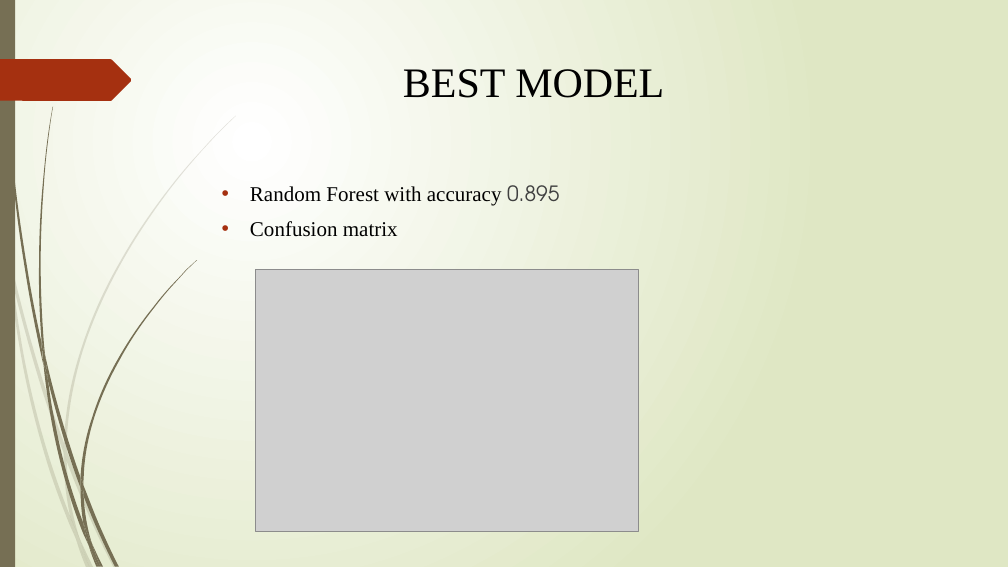
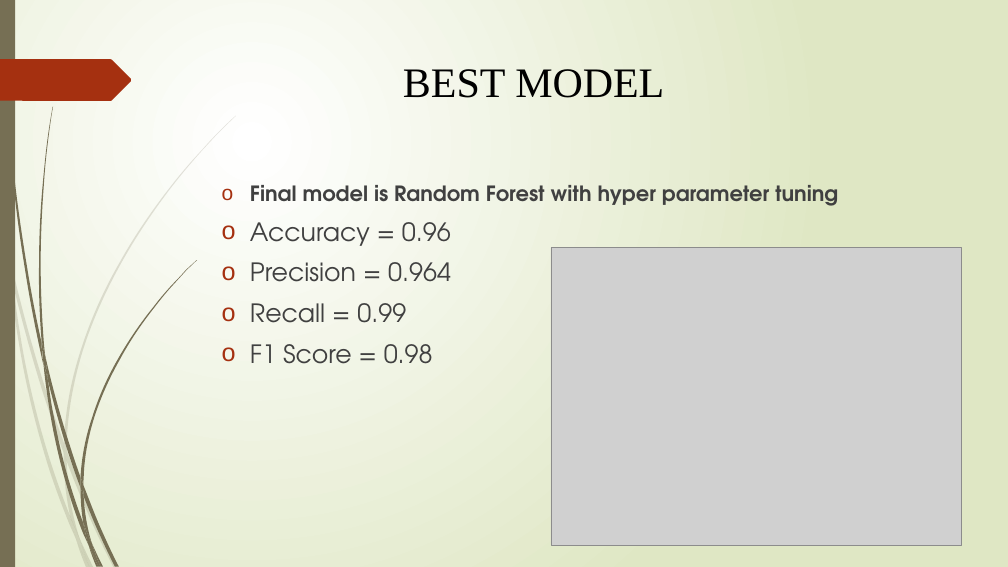
Before and after one commit to avi1220/micro_credit_project, a slide deck: slide 7 of MICRO CREDIT FINANCE.pptx. Drawn at 1008x567 pixels with LibreOffice and Linux fonts; fonts in the diff are those of the drawing; grey boxes stand for pictures. Boxes give left, top, right and bottom in pixels: in the first picture for what was removed or moved away, otherwise in the second. Text is boxed around its words. In the diff, an @@ line names an element or a change of style, - is before the commit and + after.

```diff
--- a/MICRO CREDIT FINANCE.pptx
+++ b/MICRO CREDIT FINANCE.pptx
@@ text at (250,185,838,364): text changed; size 20 to 24 pt; font Times New Roman to TeX Gyre Adventor; text colour #000000 to #404040 @@
-• Random Forest with accuracy 0.895
-• Confusion matrix
+o Final model is Random Forest with hyper parameter tuning
+o Accuracy = 0.96
+o Precision = 0.964
+o Recall = 0.99
+o F1 Score = 0.98
@@ picture added at (551,248,963,545) @@
@@ picture removed at (255,270,638,532) @@
```
Also in this commit, not shown: 2 other slides changed, 1 other file.
